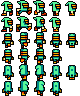
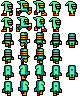
Layer changes from the first 80 × 96 image to the second:
painted on "front leg" over [2, 10, 75, 96]
painted on "body" over [18, 9, 29, 30]
painted on "back leg" over [2, 10, 57, 31]
